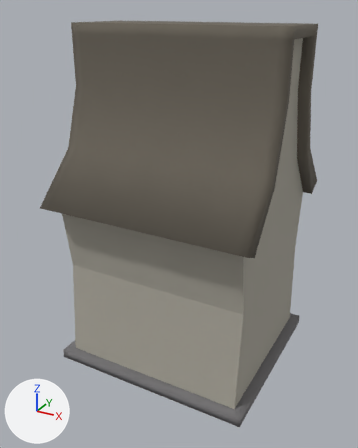
A saved change to the glTF model Assets/Temp Imports/p-modular-aframe.glb.
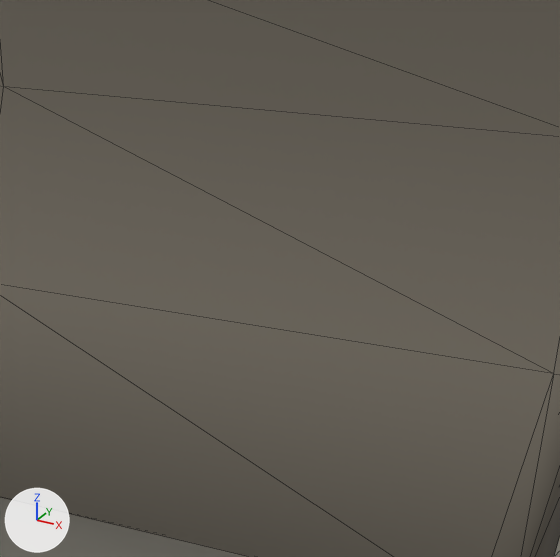
There are two pictures of each version: one whole from a 50 mm lens placed at (6.7, -22.3, 18.7), pointed at (-5.2, -0.7, 7.9), one close up on the part from 23% to 73% of the width and 13% to 53% of the height. Lighting does not change. The marker at lower left points along +X, +Y and +Z. The close-ups show mesh edges as thin lines. Vertices at the same position are counted once.

In view in the first close-up: 'Cube-col'.
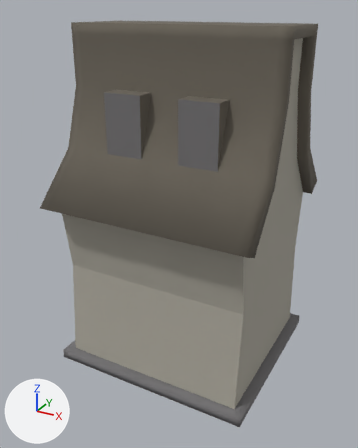
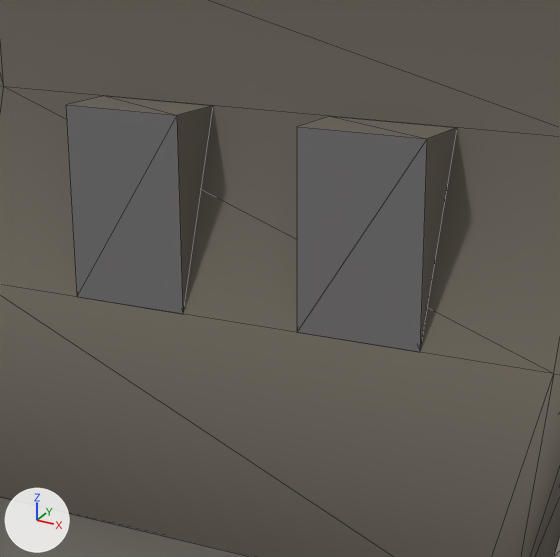
Diff of the bpy script that builds the scene:
```diff
--- a/Assets/Temp Imports/p-modular-aframe.glb.py
+++ b/Assets/Temp Imports/p-modular-aframe.glb.py
@@ me_cube @@
 # used by ob_cube_col; location = (0.0, 0.0, 0.0)
-me_cube.from_pydata(...)  # 118 vertices, 226 faces; spans x -10.5..0.5, y -5.5..5.5, z 0.0..18.0
+me_cube.from_pydata(...)  # 130 vertices, 242 faces; spans x -10.5..0.5, y -5.5..5.5, z 0.0..18.0
+# me_cube part 1
+# 6 vertices are added at (-8.0, -3.0, 12.0), (-8.0, -2.0, 15.0), (-4.0, -3.0, 12.0), (-4.0, -2.0, 15.0), (-8.0, -3.0, 15.0), (-4.0, -3.0, 15.0)
+# 6 new vertices lie (2.0, 0.0, 0.0) away from vertices in x -8.0..-4.0, y -3.0..-2.0, z 12.0..15.0
+# 12 new faces join them, mat_roof (dark grey #6c665b)
+# 4 new faces join them, mat_rail (grey #747374)
 me_cube.materials.append(mat_wall)
```

What differs and where, as boxes [x1, y1, x2, y2] in the close-ups (560 x 557 px):
part 1 of me_cube, added: after [66, 96, 457, 352]
